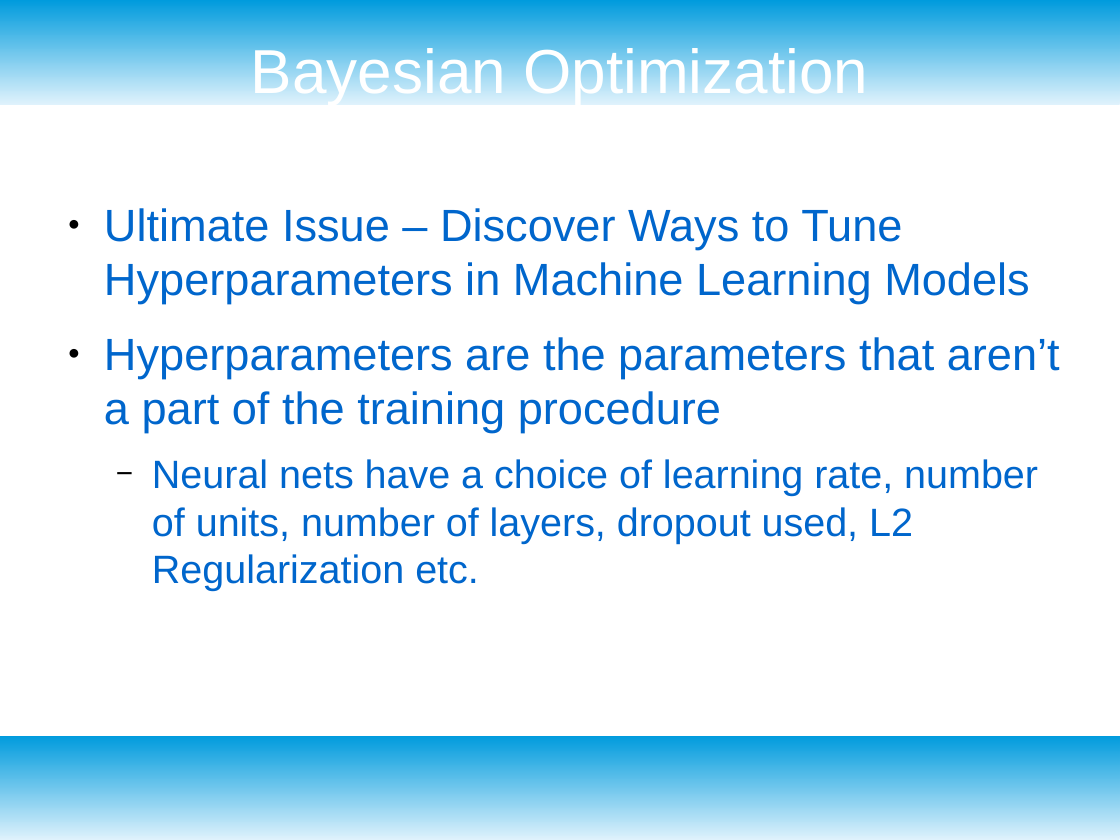
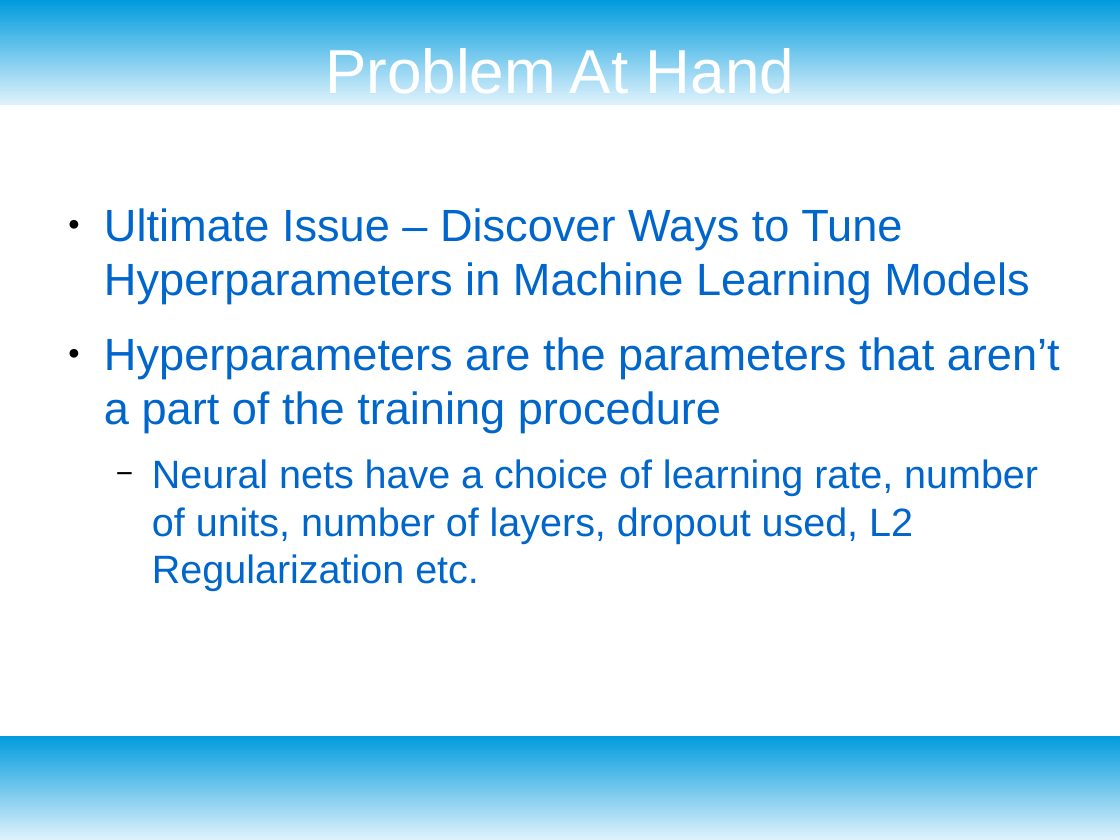
Before and after one commit to dataronio/ThinkfulCapstone, a slide deck: slide 3 of CapstoneDeck.odp. Drawn at 1120x840 pixels with LibreOffice and Linux fonts; fonts in the diff are those of the drawing. Boxes give left, top, right and bottom in pixels: in the first picture for what was removed or moved away, otherwise in the second. Text is boxed around its words. In the diff, an @@ line names an element or a change of style, - is before the commit and + after.

```diff
--- a/CapstoneDeck.odp
+++ b/CapstoneDeck.odp
@@ title at (325,44,794,94): text changed @@
-Bayesian Optimization
+Problem At Hand
```
Also in this commit, not shown: 2 other slides changed, 5 slides added, 1 slide removed.
